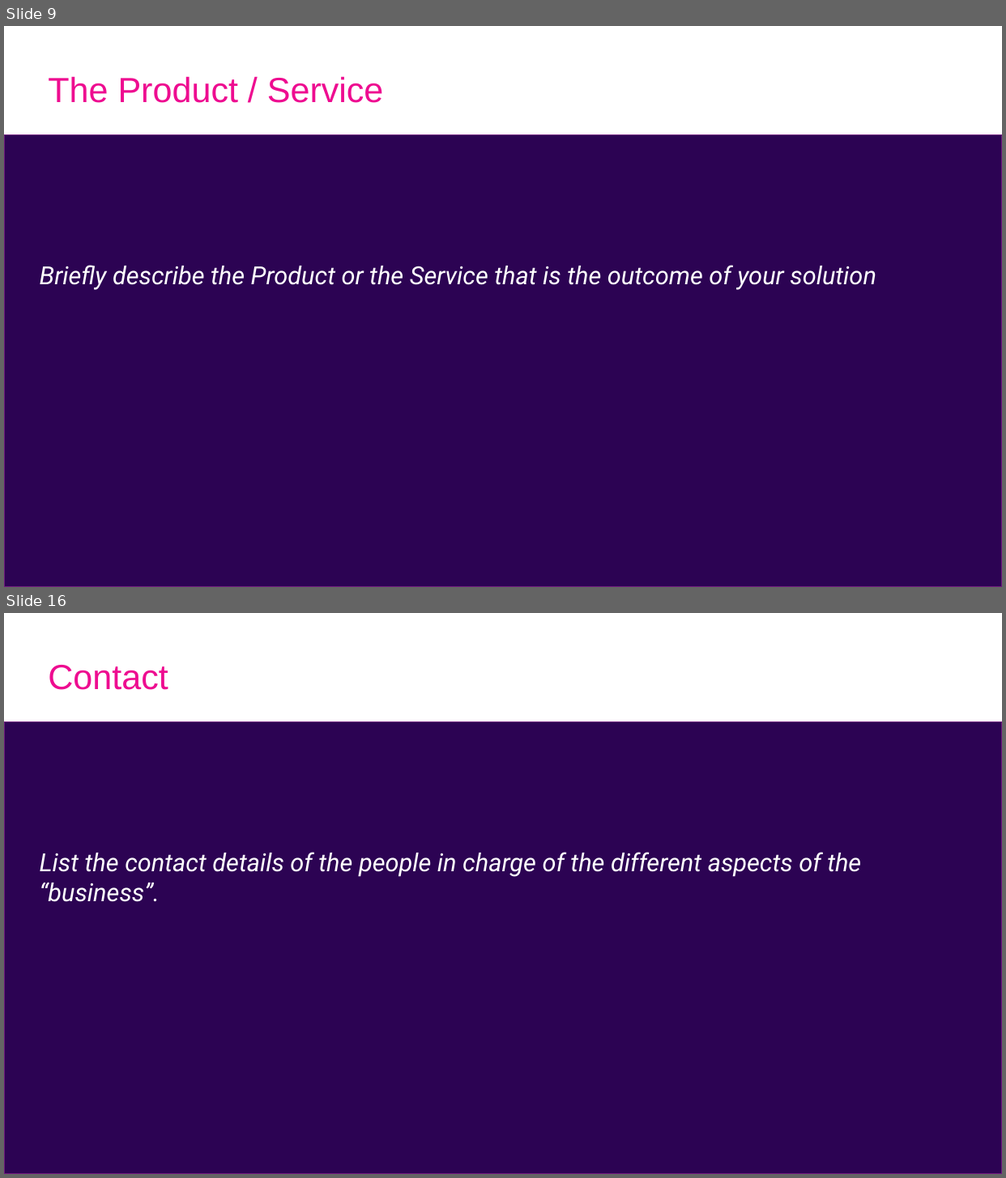
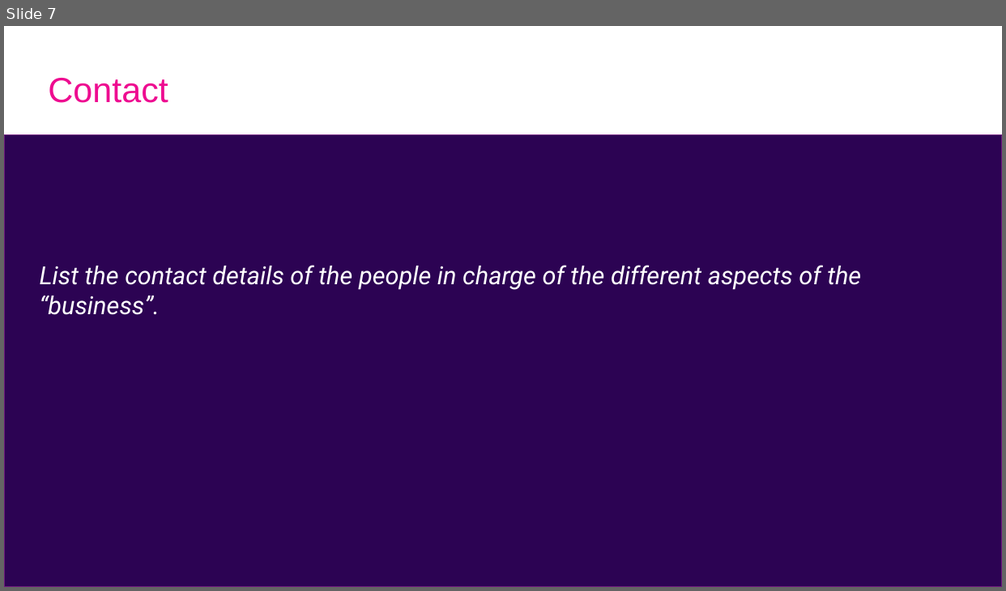
Before and after one commit to Eclipse-SDV-Hackathon-Chapter-Two/ASAP, a slide deck: SDV_Hackathon_Pitching_ASAP.pptx. Shown one above the other, each under a label of ours: slides 9 and 16 before the commit, slide 7 after it; the slides between them are not shown. The pictures are 1006x1178 and 1006x591 pixels, drawn with LibreOffice and Linux fonts; fonts in the diff are those of the drawing. Boxes give left, top, right and bottom in pixels: in the first picture for what was removed or moved away, otherwise in the second. Text is boxed around its words. In the diff, an @@ line names an element or a change of style, - is before the commit and + after.

```diff
--- a/SDV_Hackathon_Pitching_ASAP.pptx
+++ b/SDV_Hackathon_Pitching_ASAP.pptx
@@ slide 9 removed at (x1=4, y1=26, x2=1002, y2=587), background #FFFFFF @@
@@ title removed at (x1=48, y1=76, x2=384, y2=103) @@
-The Product / Service
@@ rectangle removed at (x1=4, y1=135, x2=1002, y2=587) @@
@@ text removed at (x1=40, y1=265, x2=876, y2=290) @@
-Briefly describe the Product or the Service that is the outcome of your solution
@@ what was slide 16 is now slide 7 @@
```
Also in this commit, not shown: 4 slides changed, 3 slides added, 11 other slides removed.
